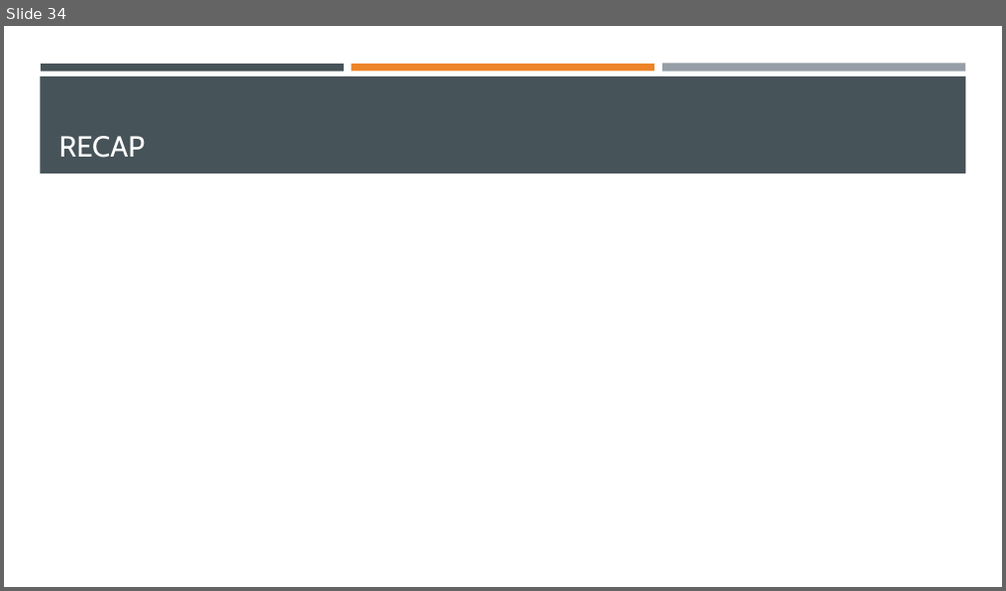
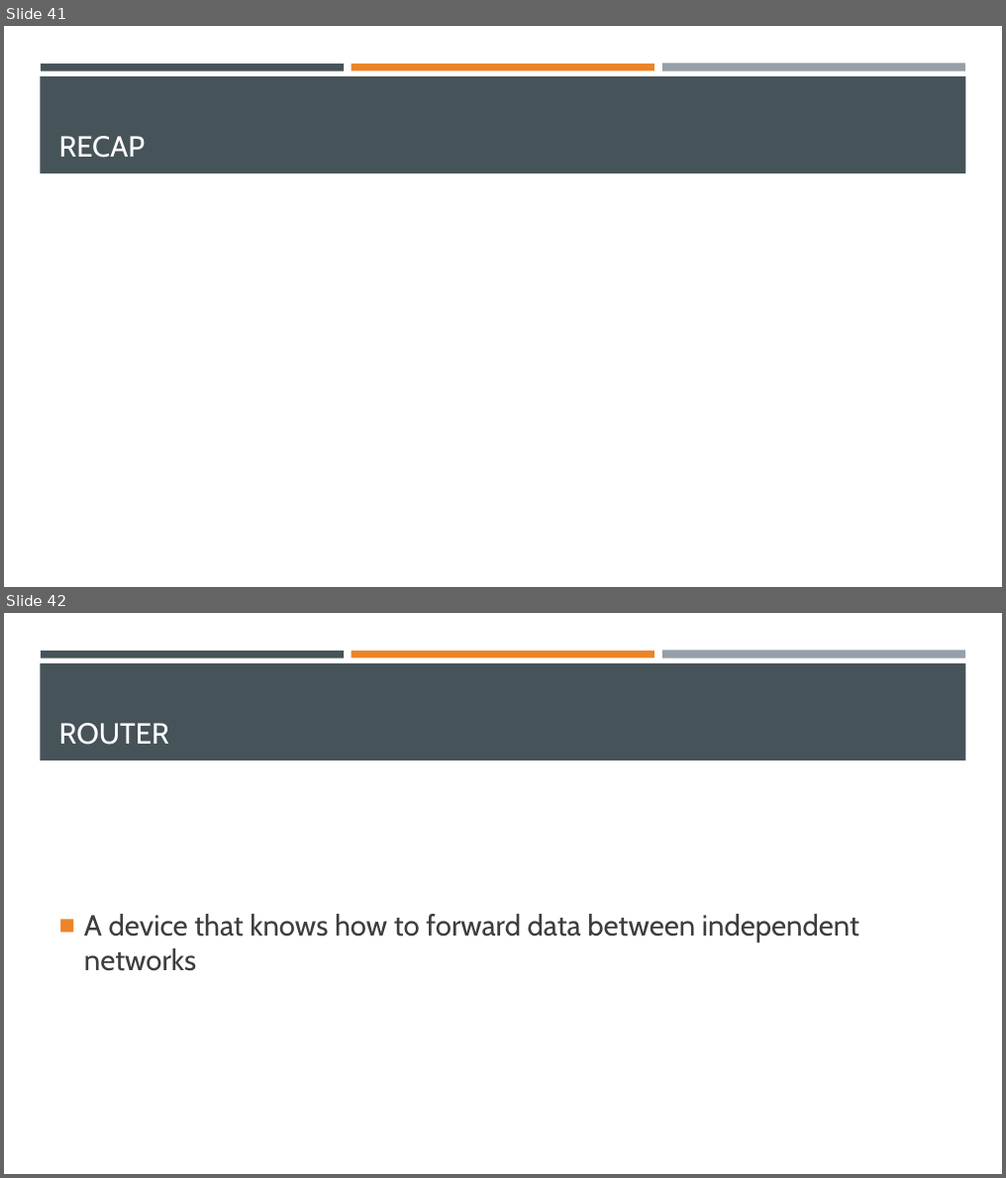
Before and after one commit to Ghost0396/iot, a slide deck: internet/networking.pptx. Shown one above the other, each under a label of ours: slide 34 before the commit, slides 41 and 42 after it. The pictures are 1006x591 and 1006x1178 pixels, drawn with LibreOffice and Linux fonts; fonts in the diff are those of the drawing. Boxes give left, top, right and bottom in pixels: in the first picture for what was removed or moved away, otherwise in the second. Text is boxed around its words. In the diff, an @@ line names an element or a change of style, - is before the commit and + after.

```diff
--- a/internet/networking.pptx
+++ b/internet/networking.pptx
@@ slide 42 added at [4, 613, 1002, 1174], background #FFFFFF; not listed: 4 template elements that a slide beside it also shows @@
@@ title added at [59, 723, 169, 745], 28 pt, text #FFFFFF @@
+ROUTER
@@ text added at [84, 914, 859, 971], 28 pt, text #3D3D3D @@
+■ A device that knows how to forward data between independent networks
@@ what was slide 34 is now slide 41 @@
```
Also in this commit, not shown: 14 other slides added, 1 other file.
